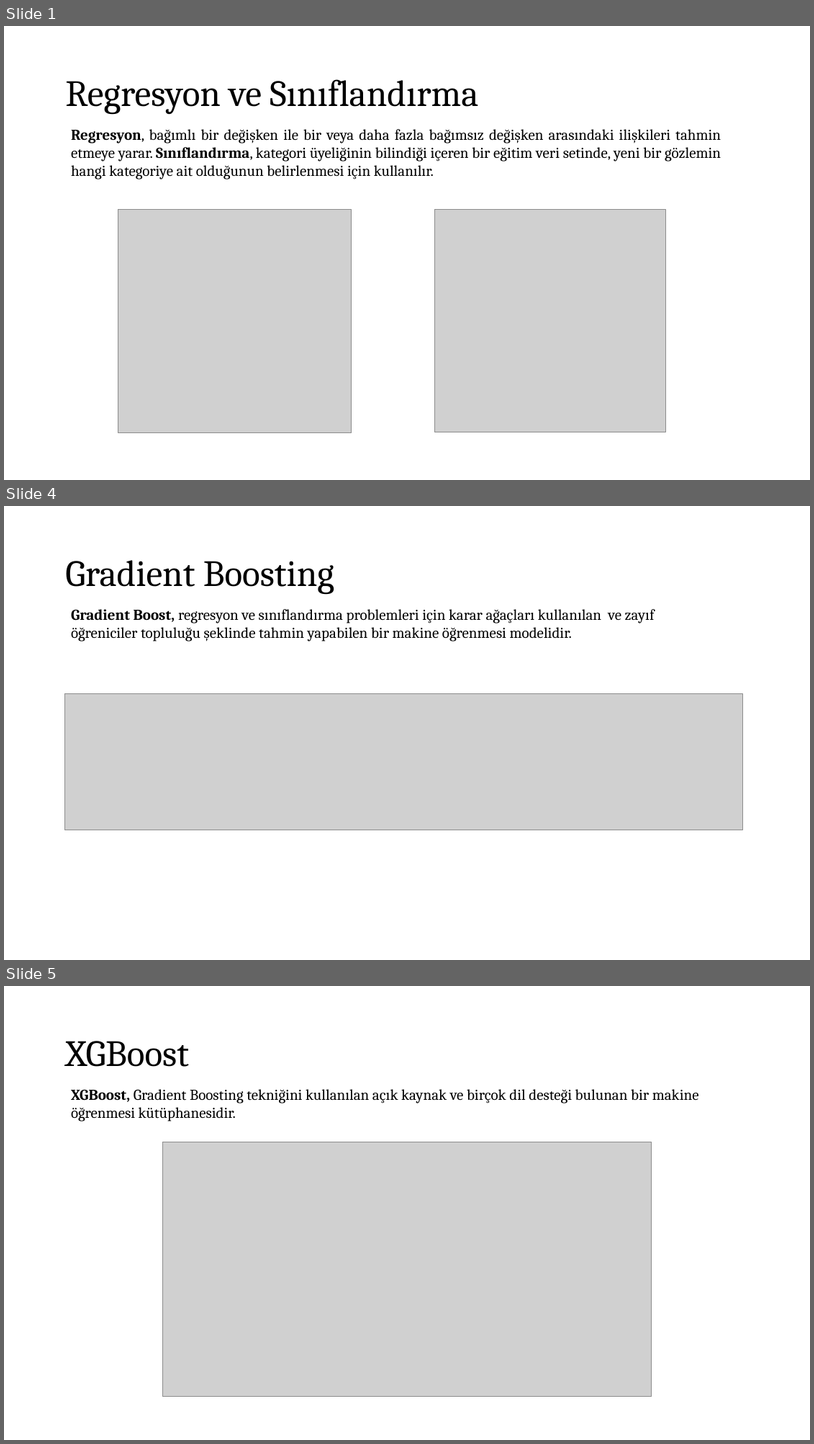
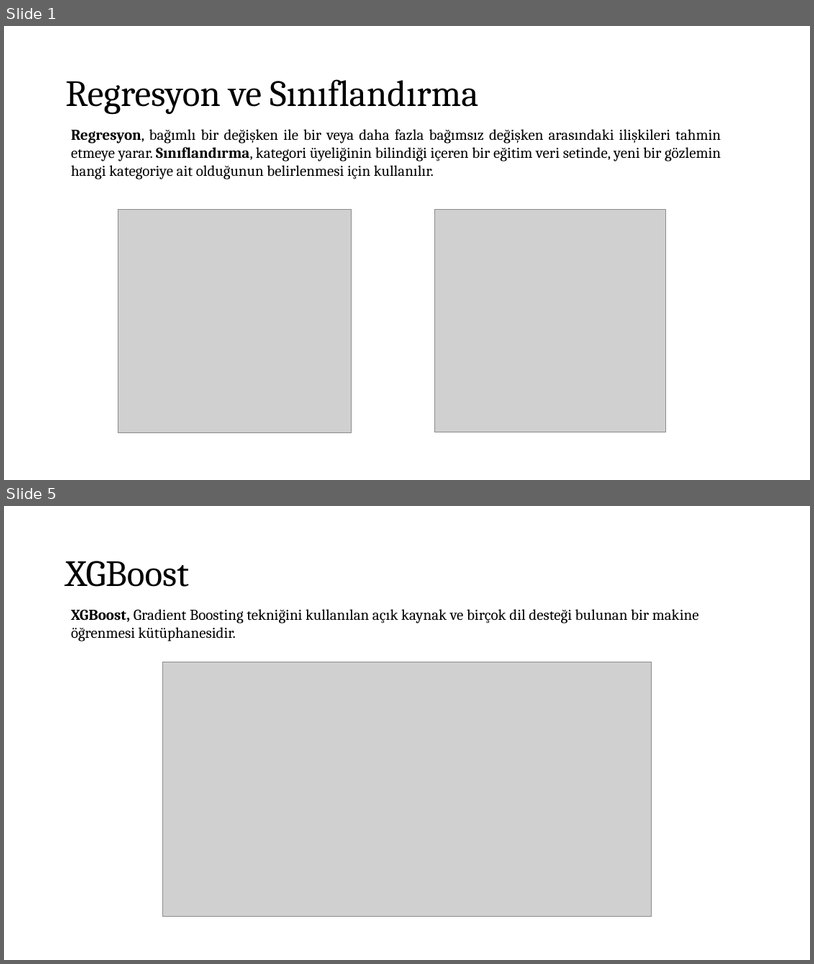
Before and after one commit to KutayAkalin/zemin_istanbul, a slide deck: img/decision_trees.pptx. Shown one above the other, each under a label of ours: slides 1, 4 and 5 before the commit, slides 1 and 5 after it; the slides between them are not shown. The pictures are 814x1444 and 814x964 pixels, drawn with LibreOffice and Linux fonts; fonts in the diff are those of the drawing; grey boxes stand for pictures. Boxes give left, top, right and bottom in pixels: in the first picture for what was removed or moved away, otherwise in the second. Text is boxed around its words. In the diff, an @@ line names an element or a change of style, - is before the commit and + after.

```diff
--- a/img/decision_trees.pptx
+++ b/img/decision_trees.pptx
@@ slide 4 removed at [4, 506, 810, 960], background #FFFFFF @@
@@ title removed at [65, 560, 334, 594] @@
-Gradient Boosting
@@ text removed at [71, 609, 655, 641] @@
-Gradient Boost, regresyon ve sınıflandırma problemleri için karar ağaçları kullanılan ve zayıf öğreniciler topluluğu şeklinde tahmin yapabilen bir makine öğrenmesi modelidir.
@@ picture removed at [65, 693, 743, 830] @@
```
Also in this commit, not shown: 1 slide changed, 2 slides added, 1 other slide removed.
